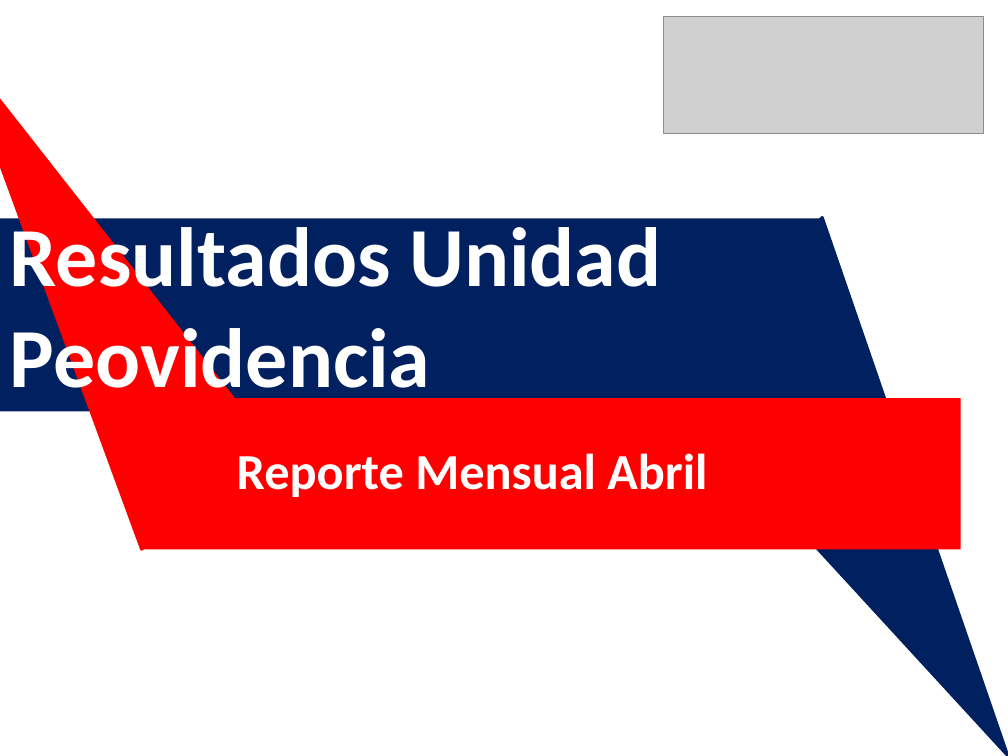
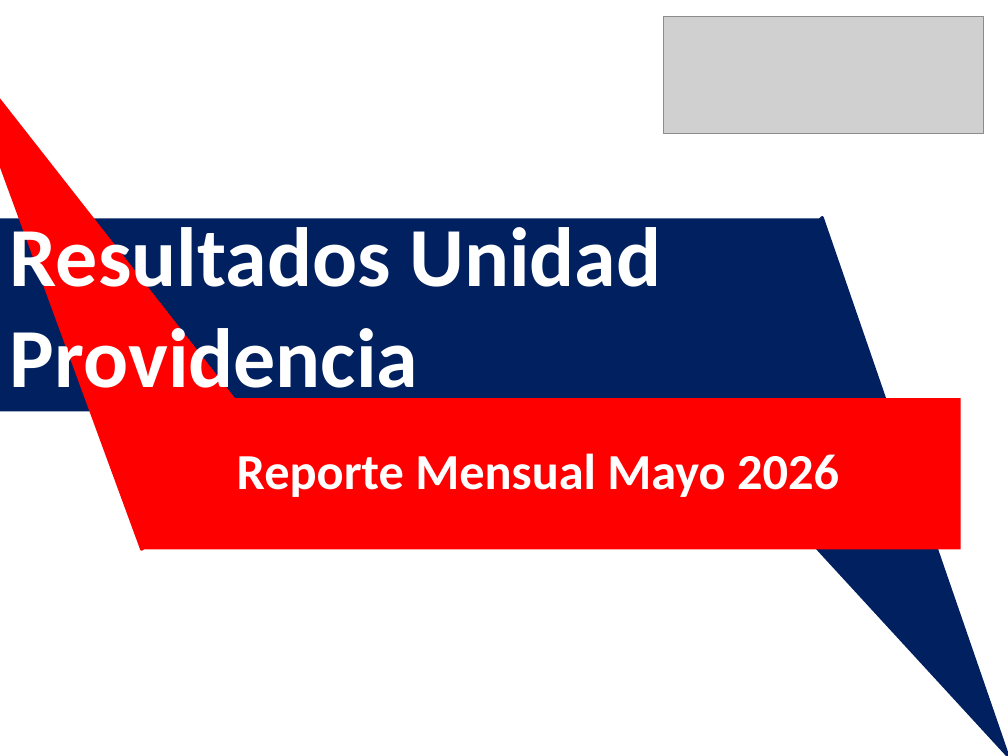
Before and after one commit to vicozero/mga-cloud-sync-public, a slide deck: slide 1 of render_backend/static/monthly_report_template.pptx. Drawn at 1008x756 pixels with LibreOffice and Linux fonts; fonts in the diff are those of the drawing; grey boxes stand for pictures. Boxes give left, top, right and bottom in pixels: in the first picture for what was removed or moved away, otherwise in the second. Text is boxed around its words. In the diff, an @@ line names an element or a change of style, - is before the commit and + after.

Commit message:
Preserve monthly report PowerPoint design

```diff
--- a/render_backend/static/monthly_report_template.pptx
+++ b/render_backend/static/monthly_report_template.pptx
@@ text at (10,217,662,407): text changed @@
-Resultados Unidad Peovidencia
+Resultados Unidad Providencia
@@ text at (237,453,839,497): text changed @@
-Reporte Mensual Abril
+Reporte Mensual Mayo 2026
```
Also in this commit, not shown: 3 other slides changed, 1 slide added, 1 other file.
